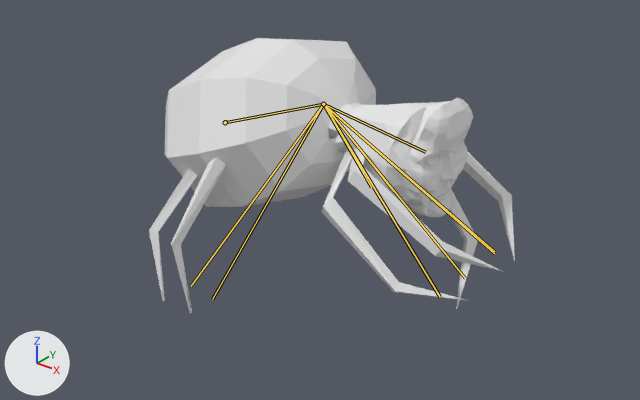
The Blender file data/creatures/spider_queen/spider_queen.blend, before and after one commit.
Both versions are drawn from a camera (50 mm lens) standing at (12.05, -15.06, 10.81) and looking at (0.36, -0.44, 1.75). The axes (+X, +Y, +Z) are drawn at lower left. The lights are the same throughout. Both versions are drawn at the pose saved in each file; the numbers are the values there. The bones that change are drawn over the model as lines.

Names of what the first picture shows: 'MeshCorpse', 'MeshLegs'.
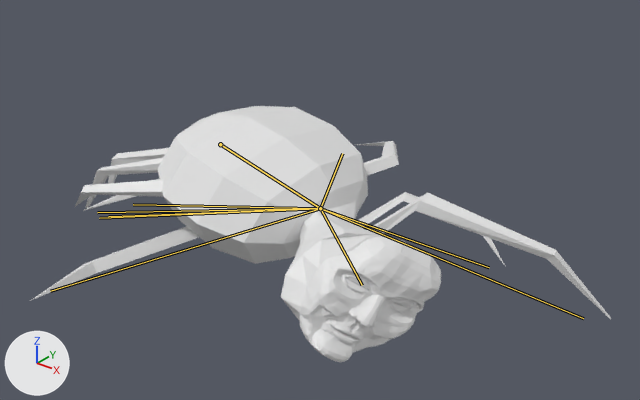
Where the change shows, as pixel boxes [x1, y1, x2, y2] in the pictures (640 x 400 px):
'MeshCorpse', posed (8% narrower, 43% taller): before [164, 38, 473, 217]; after [158, 106, 441, 362]
'MeshLegs', posed: before [149, 135, 515, 313]; after [30, 141, 611, 320]
bone 'CorpsBack', root to tip: before (225, 122) to (323, 104); after (220, 144) to (320, 208)
bone 'CorpseFront', root to tip: before (323, 104) to (425, 152); after (320, 208) to (362, 285)
bone 'Leg4.L', root to tip: before (323, 104) to (371, 187); after (320, 208) to (99, 218)
bone 'Leg3.L', root to tip: before (323, 104) to (394, 191); after (320, 208) to (342, 153)
bone 'Leg2.L', root to tip: before (323, 104) to (440, 297); after (320, 208) to (583, 318)
bone 'Leg1.L', root to tip: before (323, 104) to (494, 253); after (320, 208) to (489, 267)
bone 'Leg1.R', root to tip: before (323, 104) to (494, 251); after (320, 208) to (50, 291)
bone 'Leg2.R', root to tip: before (323, 104) to (465, 278); after (320, 208) to (97, 212)
bone 'Leg3.R', root to tip: before (323, 104) to (212, 299); after (320, 208) to (108, 216)
bone 'Leg4.R', root to tip: before (323, 104) to (191, 286); after (320, 208) to (133, 204)

The change in detail:
Bone 'CorpsBack' (bone_corpsback) moves from (0.0, 1.15, 0.47) to (0.0, 0.95, -0.17).
Bone 'CorpsBack' (bone_corpsback) turns from (21, 0, 0) to (-14, 0, 0) degrees about its own x, y and z.
Bone 'CorpsBack' (bone_corpsback) is rescaled from (1.0, 1.0, 1.0) to (1.0, 1.0, 0.7).
Bone 'CorpseFront' (bone_corpsefront) moves from (0.0, 0.82, -0.53) to (-0.28, -0.66, 0.58).
Bone 'CorpseFront' (bone_corpsefront) turns from (-30, 0, 0) to (17, -31, -48) degrees about its own x, y and z.
Bone 'CorpseFront' (bone_corpsefront) is rescaled from (1.0, 1.0, 1.0) to (1.3, 1.3, 1.3).
Bone 'Leg4.L' (bone_leg4_l) moves from (-0.46, 0.3, 0.17) to (-0.84, -0.97, -0.09).
Bone 'Leg4.L' (bone_leg4_l) turns from (-10, -12, -7) to (-66, 57, -4) degrees about its own x, y and z.
Bone 'Leg4.L' (bone_leg4_l) is rescaled from (1.0, 1.0, 1.0) to (1.3, 1.3, 1.3).
Bone 'Leg3.L' (bone_leg3_l) moves from (0.04, 0.52, 0.17) to (-1.68, -1.9, 2.68).
Bone 'Leg3.L' (bone_leg3_l) turns from (-15, -1, 10) to (-1, 49, 16) degrees about its own x, y and z.
Bone 'Leg3.L' (bone_leg3_l) is rescaled from (1.0, 1.0, 1.0) to (1.3, 1.3, 1.3).
Bone 'Leg2.L' (bone_leg2_l) moves from (0.41, 1.26, 0.06) to (0.4, 0.29, 1.41).
Bone 'Leg2.L' (bone_leg2_l) turns from (-57, -8, -32) to (14, 26, -69) degrees about its own x, y and z.
Bone 'Leg2.L' (bone_leg2_l) is rescaled from (1.0, 1.0, 1.0) to (1.3, 1.3, 1.3).
Bone 'Leg1.L' (bone_leg1_l) moves from (-0.98, 1.38, 0.12) to (-0.06, -0.28, -0.12).
Bone 'Leg1.L' (bone_leg1_l) turns from (-43, -37, 6) to (15, -20, -30) degrees about its own x, y and z.
Bone 'Leg1.L' (bone_leg1_l) is rescaled from (1.0, 1.0, 1.0) to (0.85, 0.85, 0.85).
Bone 'Leg1.R' (bone_leg1_r) moves from (0.51, 1.55, -1.18) to (1.68, -0.06, 1.02).
Bone 'Leg1.R' (bone_leg1_r) turns from (18, 44, 53) to (63, 157, 2) degrees about its own x, y and z.
Bone 'Leg1.R' (bone_leg1_r) is rescaled from (1.0, 1.0, 1.0) to (1.3, 1.3, 1.3).
Bone 'Leg2.R' (bone_leg2_r) moves from (-2.11, 3.36, -2.09) to (-0.39, -0.16, 0.0).
Bone 'Leg2.R' (bone_leg2_r) turns from (69, 25, 61) to (-24, 21, 56) degrees about its own x, y and z.
Bone 'Leg2.R' (bone_leg2_r) is rescaled from (1.0, 1.0, 1.0) to (1.3, 1.3, 1.3).
Bone 'Leg3.R' (bone_leg3_r) moves from (-0.09, 0.53, -0.18) to (-0.21, -0.09, 0.11).
Bone 'Leg3.R' (bone_leg3_r) turns from (18, 2, -3) to (45, 10, 35) degrees about its own x, y and z.
Bone 'Leg3.R' (bone_leg3_r) is rescaled from (1.0, 1.0, 1.0) to (1.3, 1.3, 1.3).
Bone 'Leg4.R' (bone_leg4_r) moves from (-0.03, 0.27, 0.45) to (-0.24, -0.16, 0.1).
Bone 'Leg4.R' (bone_leg4_r) turns from (-10, 10, -8) to (20, 16, -21) degrees about its own x, y and z.
Bone 'Leg4.R' (bone_leg4_r) is rescaled from (1.0, 1.0, 1.0) to (1.3, 1.3, 1.3).
